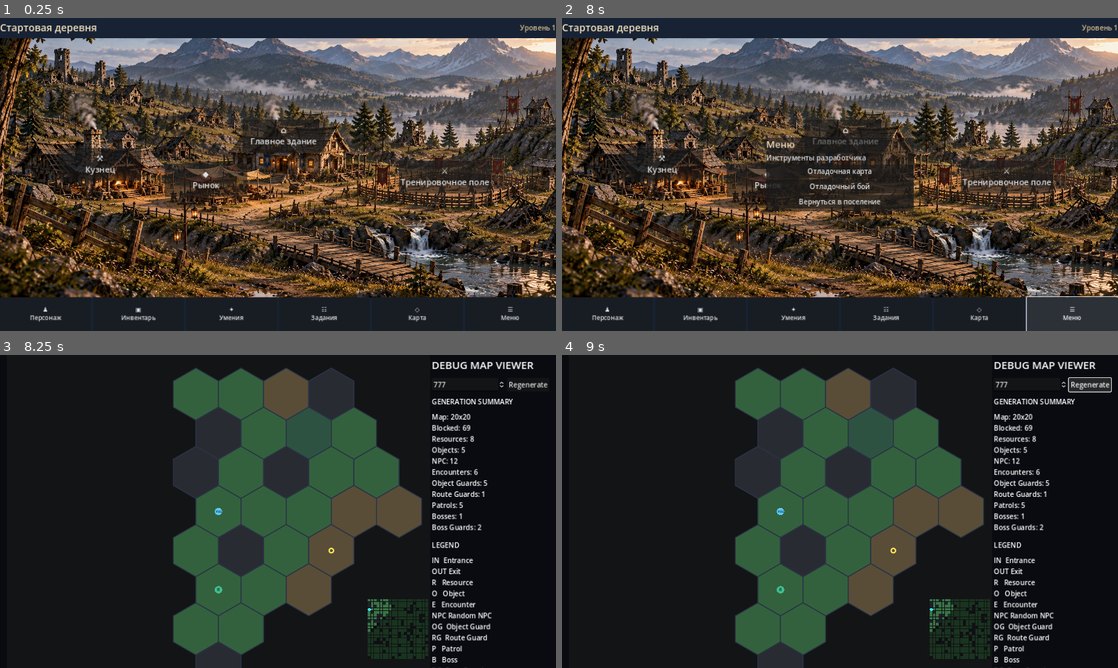
Above: before the commit, frames 1-4 (two rows, left to right).
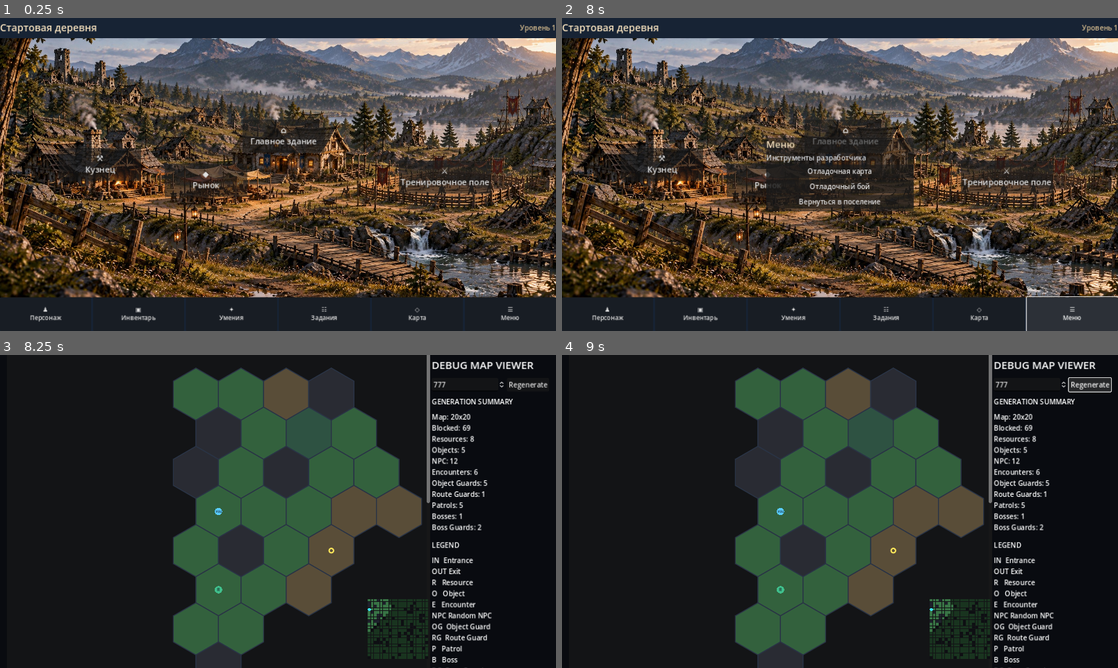
Above: after the commit, the same moments.

Repository: Archoniou1987/Battle-of-Artheon
Game: Godot game, scene res://scenes/main/main.tscn
Same seed, same stepped clock (60 frames per second), same inputs: the game is played once before the commit and once after it.
Inputs:
- Up to frame 1 (0.25 s): no input
- Up to frame 2 (8 s): click "⚒ Кузнец" at 0.5 s; click "◆ Рынок" at 1.25 s; click "⌂ Главное здание" at 2 s; click "⚔ Тренировочное поле" at 2.75 s; click "♟ Персонаж" at 3.5 s; click "▣ Инвентарь" at 4.25 s; click "✦ Умения" at 5 s; click "☷ Задания" at 5.75 s; click "◇ Карта" at 6.5 s; click "☰ Меню" at 7.25 s
- Up to frame 3 (8.25 s): click "Отладочная карта" at 8 s
- Up to frame 4 (9 s): click "Regenerate" at 8.75 s

Frames 1-2 are identical in both runs. In frame 3, 0.3% of the frame differs, in the area x 76-78%, y 0-48%; in frame 4, 0.3%.

Commit message:
Replace draggable map scrolling with fixed player-centered clipped viewport

Diff:
--- a/scenes/debug/debug_map_viewer.gd
+++ b/scenes/debug/debug_map_viewer.gd
@@ -8,7 +8,7 @@
 var move_button:Button
 var zoom_level:float=3.0
 var _map_base_size:=Vector2.ZERO
-var map_scroll:ScrollContainer
+var map_scroll:Control
 var mini_map:Control
 
 var loot_expedition:ExpeditionState
@@ -108,10 +108,8 @@
 	canvas.loot_hex_selected.connect(_on_loot_hex_selected)
 	canvas.hex_selected.connect(_select_destination)
 	map_scroll=$Root/MapPanel/Scroll
-	map_scroll.horizontal_scroll_mode=ScrollContainer.SCROLL_MODE_SHOW_NEVER
-	map_scroll.vertical_scroll_mode=ScrollContainer.SCROLL_MODE_SHOW_NEVER
-	map_scroll.follow_focus=false
-	map_scroll.scroll_deadzone=100000
+	map_scroll.clip_contents=true
+	map_scroll.mouse_filter=Control.MOUSE_FILTER_PASS
 	mini_map=DebugMiniMap.new()
 	mini_map.custom_minimum_size=Vector2.ZERO
 	mini_map.size=Vector2(155,155)
@@ -154,7 +152,6 @@
 	var generated:=LocationGenerator.generate(20,20,seed_value)
 	canvas.set_generated(generated)
 	_set_fixed_scale()
-	call_deferred("_center_on_player")
 	playable_map=generated.map
 	player_hex=generated.entrance
 	playable_map.place_entity("PLAYER",player_hex)
@@ -162,6 +159,7 @@
 	planned_path.clear()
 	canvas.set_player_view(player_hex,target_hex,planned_path)
 	mini_map.update_map(playable_map,player_hex)
+	call_deferred("_center_on_player")
 	if move_status!=null:
 		move_status.text="Выберите клетку"
 	refresh_loot_markers()
@@ -195,7 +193,7 @@
 	$Root/Sidebar/Hint.visible=not portrait
 	$Root/Sidebar/SummaryTitle.visible=not portrait
 	$Root/Sidebar/Summary.visible=not portrait
-	call_deferred("_refresh_map_extent")
+	call_deferred("_center_on_player")
 	call_deferred("_position_minimap")
 
 func _position_minimap()->void:
@@ -242,27 +240,14 @@
 		return
 	canvas.HEX_SIZE=60.0
 	_map_base_size=canvas._map_pixel_size()
-	_refresh_map_extent()
+	canvas.custom_minimum_size=_map_base_size
+	canvas.size=_map_base_size
+	call_deferred("_center_on_player")
 	canvas.queue_redraw()
-
-func _refresh_map_extent()->void:
-	if canvas==null or map_scroll==null:
-		return
-	var viewport_size:=map_scroll.size
-	if viewport_size.x<=0.0 or viewport_size.y<=0.0:
-		return
-	var padding:=viewport_size*0.5
-	canvas.custom_minimum_size=_map_base_size+viewport_size
-	canvas.map_offset=padding
-	canvas.queue_redraw()
-
-func _scroll_to(pos:Vector2)->void:
-	map_scroll.scroll_horizontal=maxi(0,roundi(pos.x))
-	map_scroll.scroll_vertical=maxi(0,roundi(pos.y))
 
 func _center_on_player()->void:
 	if canvas==null or map_scroll==null or player_hex.x<0:
 		return
-	_refresh_map_extent()
-	var center:=canvas._hex_center(player_hex)
-	_scroll_to(center-map_scroll.size*0.5)
+	var player_center:=canvas._hex_center(player_hex)
+	canvas.position=(map_scroll.size*0.5-player_center).round()
+	canvas.queue_redraw()
